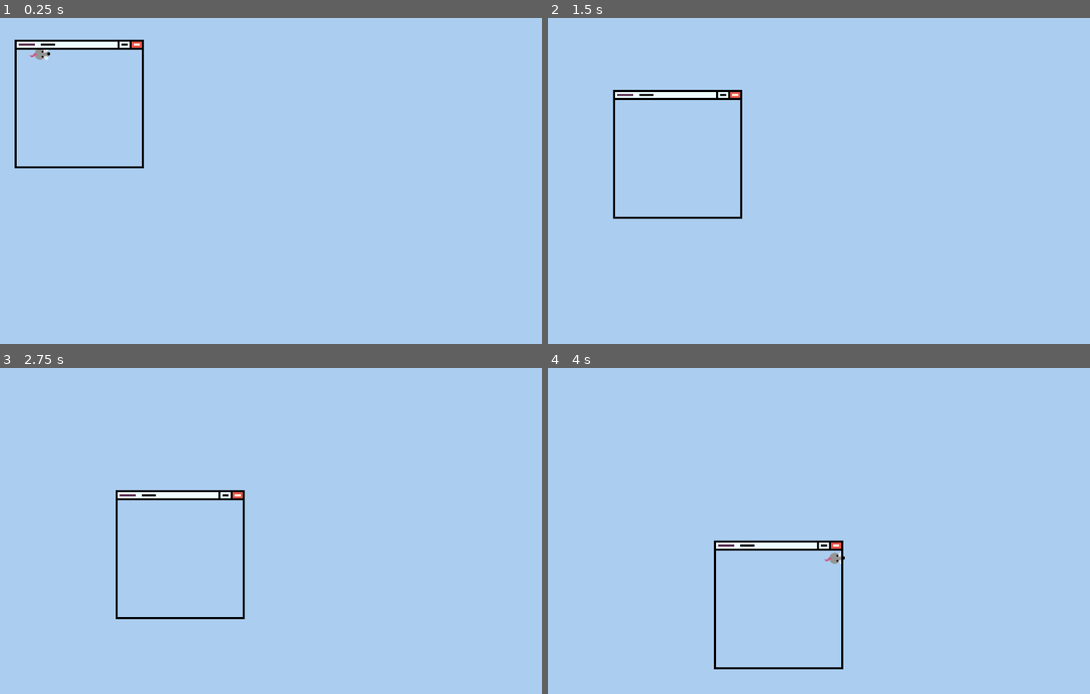
Above: before the commit, frames 1-4 (two rows, left to right).
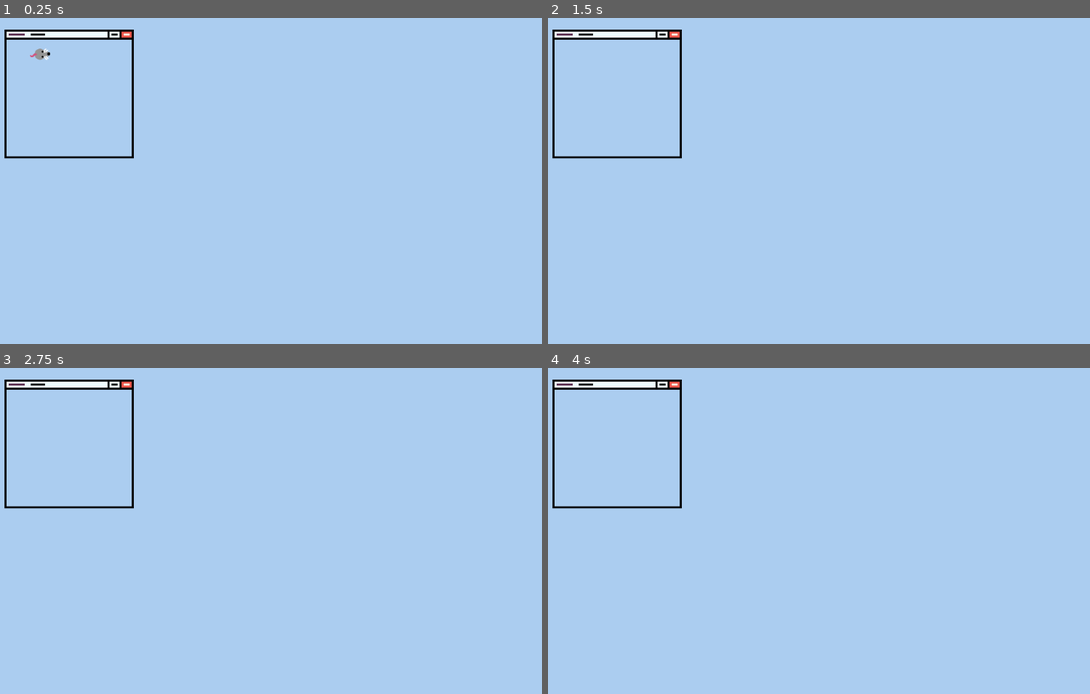
Above: after the commit, the same moments.

Repository: Shibe53/Curtailment
Game: Godot game, scene res://Scenes/world.tscn
The game is run twice, just before and just after one commit, with the same random seed, the same clock (stepped at 60 frames per second) and the same inputs.
Inputs (mouse positions are in pixels of both pictures, inside the frame that each line leads up to):
- Up to frame 1 (0.25 s): no input
- Up to frame 2 (1.5 s): move the mouse to (959, 164) at 0.52 s; move the mouse to (716, 197) at 1.27 s
- Up to frame 3 (2.75 s): move the mouse to (341, 459) at 2.02 s
- Up to frame 4 (4 s): move the mouse to (802, 596) at 2.77 s; move the mouse to (1008, 579) at 3.52 s

The runs differ from the first frame. In frame 1, 2.4% of the frame differs, in the area x 0-27%, y 3-47%; in frame 2, 2.5%; in frame 3, 2.5%; in frame 4, 2.6%, in the area x 0-55%, y 3-93%.

Commit message:
Moving files
Schmoovin

Diff:
--- a/Scenes/mouse.tscn
+++ b/Scenes/mouse.tscn
@@ -1,6 +1,6 @@
 [gd_scene load_steps=5 format=3 uid="uid://c0e54g3dw4d25"]
 
-[ext_resource type="Texture2D" uid="uid://c0qln2xgggp1n" path="res://rat_temp.png" id="1_17ubi"]
+[ext_resource type="Texture2D" uid="uid://c0qln2xgggp1n" path="res://Assets/rat_temp.png" id="1_17ubi"]
 [ext_resource type="Script" path="res://Scripts/mouse.gd" id="1_j2kns"]
 
 [sub_resource type="CircleShape2D" id="CircleShape2D_uyt64"]
--- a/Scenes/window_screen.tscn
+++ b/Scenes/window_screen.tscn
@@ -1,8 +1,8 @@
 [gd_scene load_steps=5 format=3 uid="uid://bng0i3cdu3nb6"]
 
-[ext_resource type="Script" path="res://Scenes/window_screen.gd" id="1_hjbyh"]
+[ext_resource type="Script" path="res://Scripts/window_screen.gd" id="1_hjbyh"]
 [ext_resource type="Texture2D" uid="uid://d1irbx08t2362" path="res://Assets/Screen.png" id="1_sjaah"]
-[ext_resource type="Script" path="res://Scenes/area_2d.gd" id="3_xnxqm"]
+[ext_resource type="Script" path="res://Scripts/area_2d.gd" id="3_xnxqm"]
 
 [sub_resource type="RectangleShape2D" id="RectangleShape2D_k0vc8"]
 size = Vector2(246, 232)
--- a/Scenes/world.tscn
+++ b/Scenes/world.tscn
@@ -1,6 +1,6 @@
-[gd_scene load_steps=9 format=3 uid="uid://c5n6pfu2anprg"]
+[gd_scene load_steps=9 format=3 uid="uid://cbam8aqq8qgma"]
 
-[ext_resource type="Script" path="res://Scenes/world.gd" id="1_vq7k7"]
+[ext_resource type="Script" path="res://Scripts/world.gd" id="1_cfjqg"]
 [ext_resource type="PackedScene" uid="uid://bng0i3cdu3nb6" path="res://Scenes/window_screen.tscn" id="1_xfbpp"]
 [ext_resource type="Texture2D" uid="uid://ctgarj4ppgp2p" path="res://Assets/blue.png" id="2_eoyj7"]
 [ext_resource type="PackedScene" uid="uid://c0e54g3dw4d25" path="res://Scenes/mouse.tscn" id="3_rr2h0"]
@@ -18,7 +18,7 @@
 size = Vector2(20, 676)
 
 [node name="World" type="Node2D"]
-script = ExtResource("1_vq7k7")
+script = ExtResource("1_cfjqg")
 
 [node name="TextureRect" type="TextureRect" parent="."]
 offset_right = 1714.0
@@ -31,6 +31,10 @@
 
 [node name="WindowScreen" parent="." instance=ExtResource("1_xfbpp")]
 position = Vector2(150, 151)
+script = null
+
+[node name="Area2D" parent="WindowScreen" index="2"]
+script = null
 
 [node name="StaticBody2D" type="StaticBody2D" parent="."]
 
Renamed: rat_temp.png -> Assets/rat_temp.png
Not shown, changed: Assets/rat_temp.png.import
Renamed: Scenes/area_2d.gd -> Scripts/area_2d.gd
Renamed: Scenes/window_screen.gd -> Scripts/window_screen.gd
Renamed: Scenes/world.gd -> Scripts/world.gd
